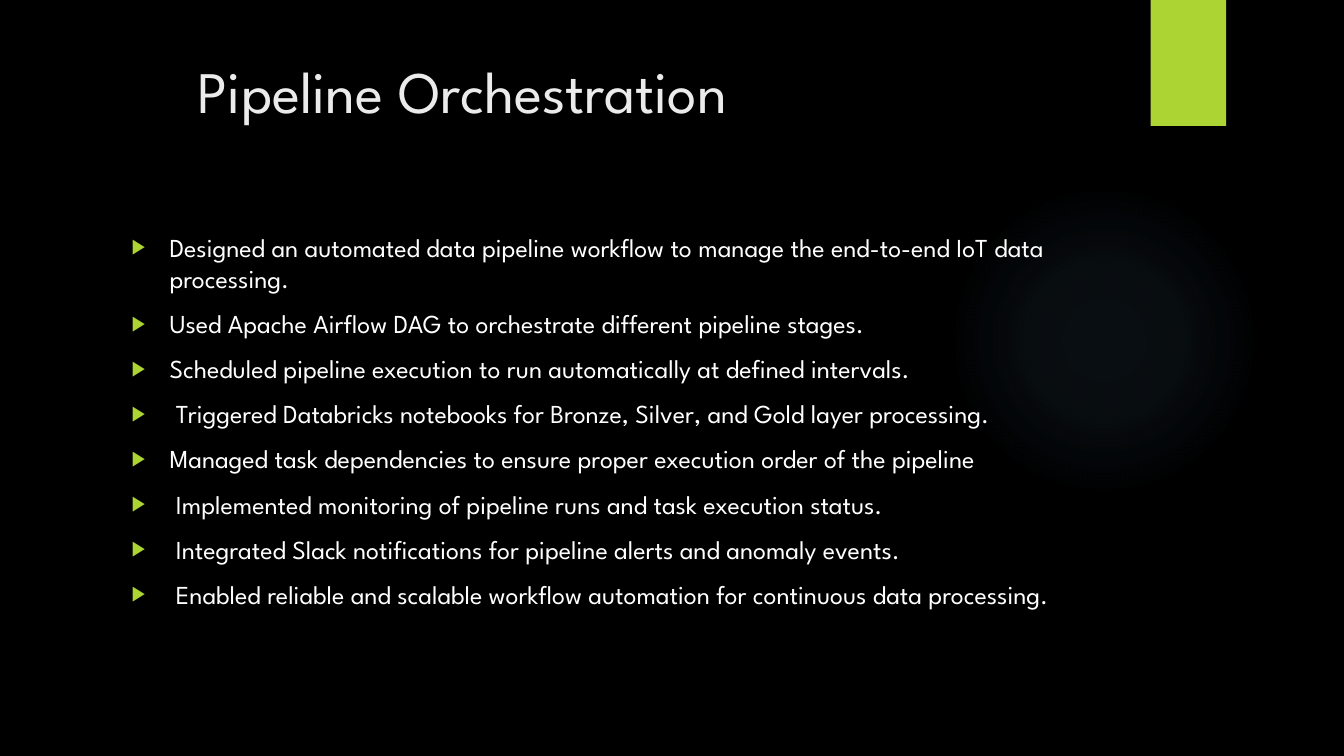
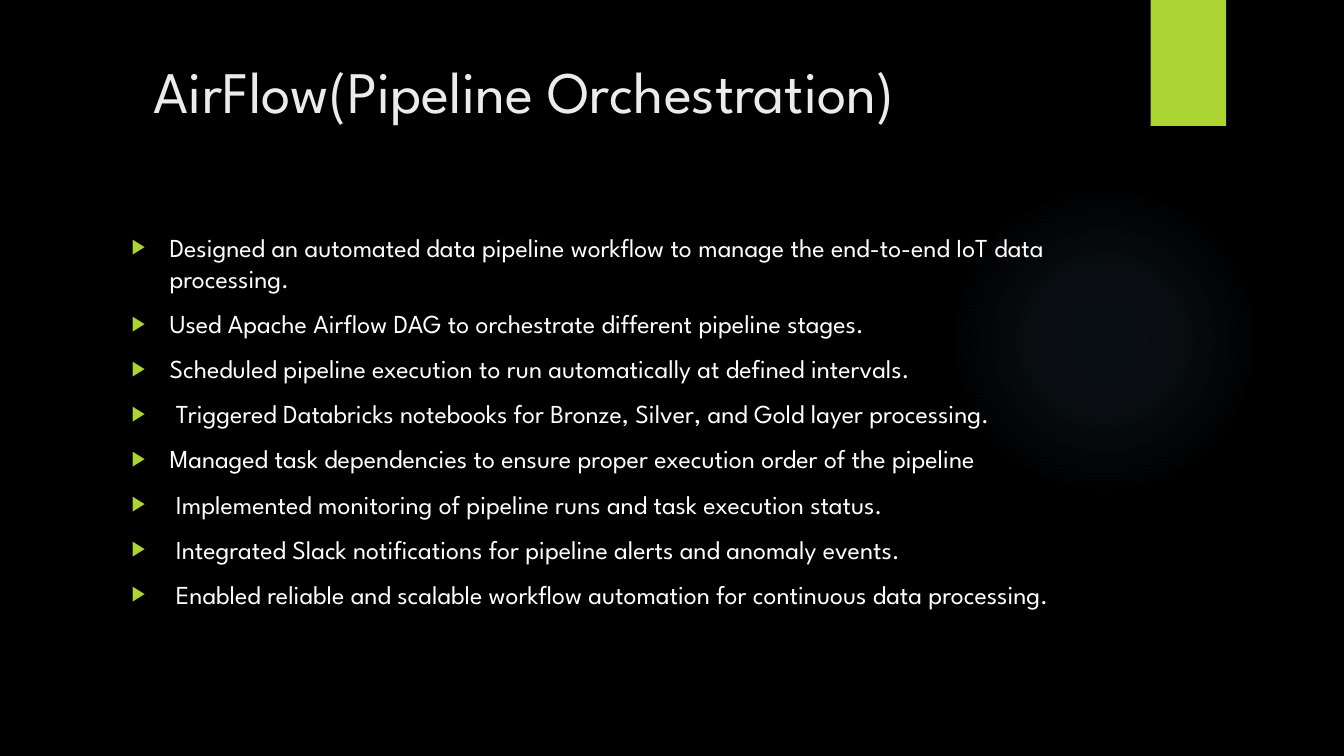
Before and after one commit to 2000030106/Iot-Sensor-Anomoly-Detection, a slide deck: slide 12 of Iot sensor anomoly detetction.pptx. Drawn at 1344x756 pixels with LibreOffice and Linux fonts; fonts in the diff are those of the drawing; background and template pictures are left out. Boxes give left, top, right and bottom in pixels: in the first picture for what was removed or moved away, otherwise in the second. Text is boxed around its words. In the diff, an @@ line names an element or a change of style, - is before the commit and + after.

```diff
--- a/Iot sensor anomoly detetction.pptx
+++ b/Iot sensor anomoly detetction.pptx
@@ title at [154, 72, 895, 126]: text changed @@
-Pipeline Orchestration
+AirFlow(Pipeline Orchestration)
```
Also in this commit, not shown: 1 slide added.
